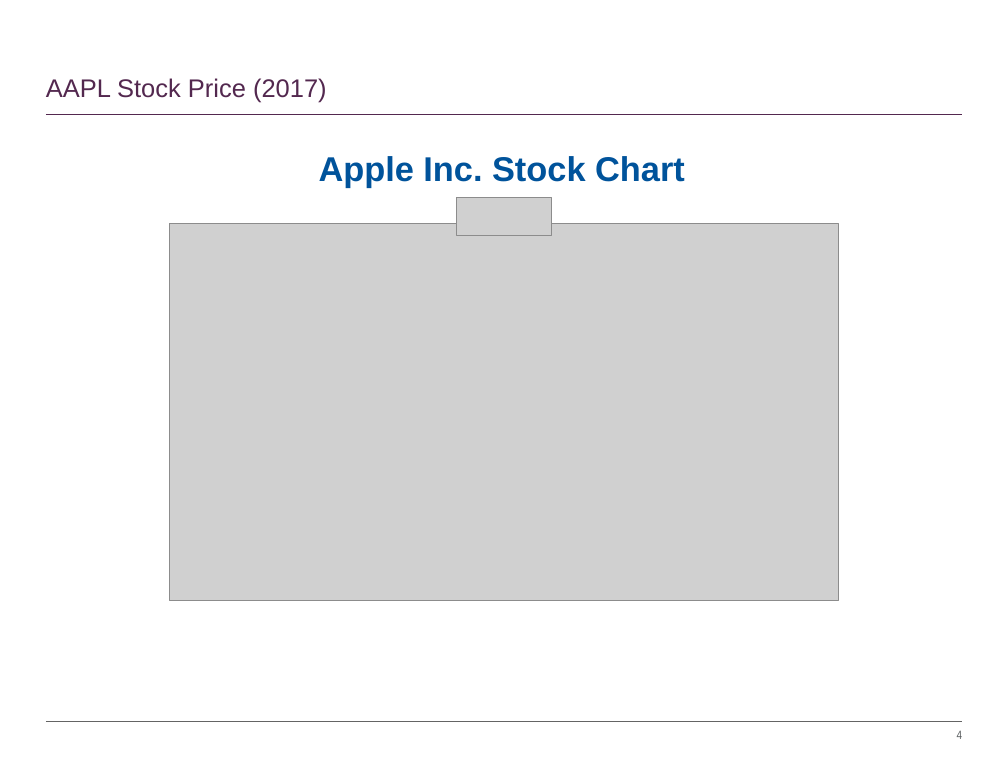
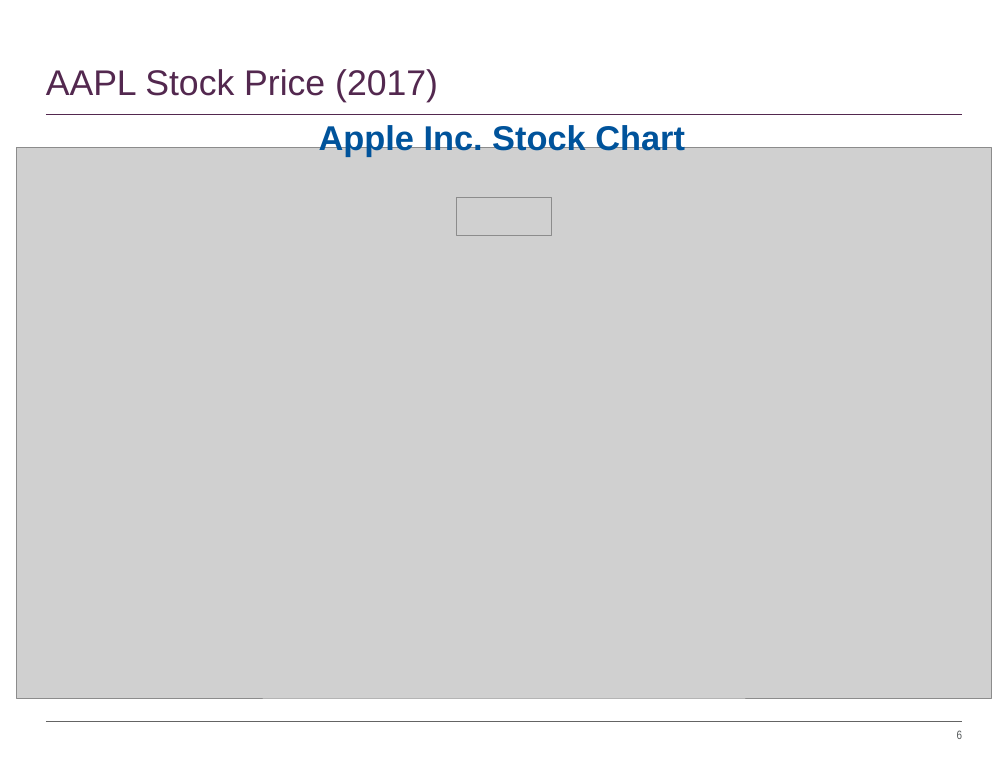
Before and after one commit to timothyyu/pr1-apple-stock-analysis, a slide deck: slide 6 of DataScience Project-One_Rutgers.pptx (slide 4 before the commit). Drawn at 1008x779 pixels with LibreOffice and Linux fonts; fonts in the diff are those of the drawing; grey boxes stand for pictures. Boxes give left, top, right and bottom in pixels: in the first picture for what was removed or moved away, otherwise in the second. Text is boxed around its words. In the diff, an @@ line names an element or a change of style, - is before the commit and + after.

```diff
--- a/DataScience Project-One_Rutgers.pptx
+++ b/DataScience Project-One_Rutgers.pptx
@@ title "AAPL Stock Price (2017)" at [46, 69, 438, 102]: size 20 to 28 pt @@
@@ text "Apple Inc. Stock Chart": place and size @@
-text "Apple Inc. Stock Chart" at [319, 156, 685, 188]
+text "Apple Inc. Stock Chart" at [319, 122, 685, 156]
@@ picture: place and size @@
-picture at [170, 224, 838, 600]
+picture at [16, 148, 992, 698]
@@ page number at [957, 730, 963, 739]: text changed @@
-4
+6
```
Also in this commit, not shown: 6 other slides changed, 10 slides added, 1 slide removed.
